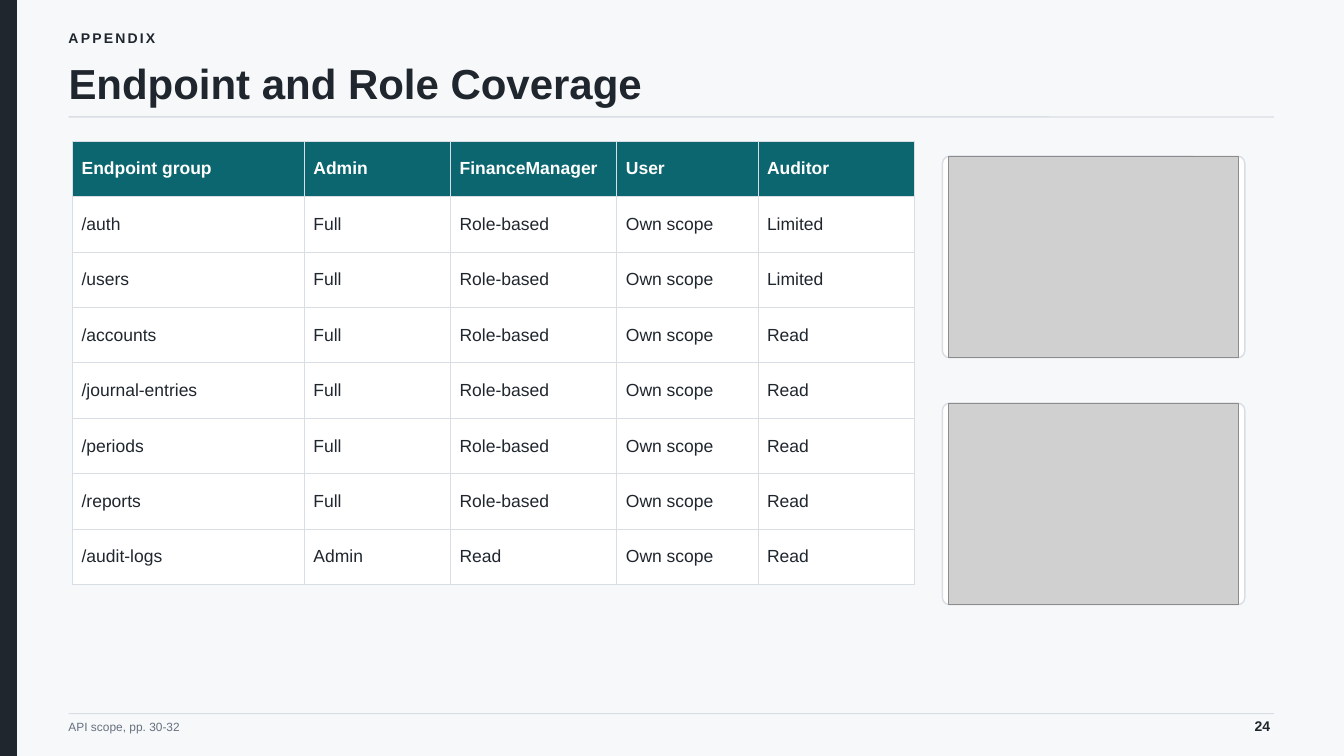
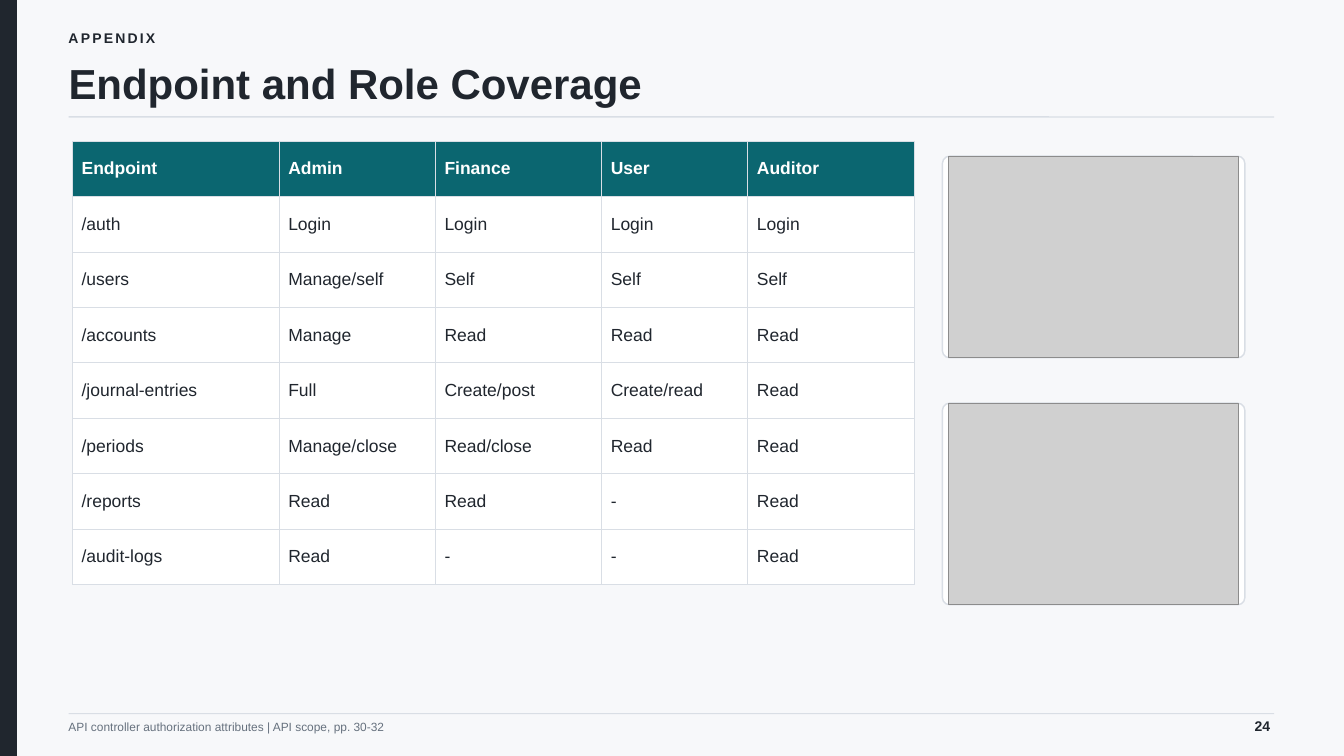
Before and after one commit to minatozaki98/financial-accounting, a slide deck: slide 24 of Document/outputs/final-defense/G6519692_Zaw_Ye_Htut_Ko_Final_Thesis_Defense.pptx. Drawn at 1344x756 pixels with LibreOffice and Linux fonts; fonts in the diff are those of the drawing; grey boxes stand for pictures. Boxes give left, top, right and bottom in pixels: in the first picture for what was removed or moved away, otherwise in the second. Text is boxed around its words. In the diff, an @@ line names an element or a change of style, - is before the commit and + after.

```diff
--- a/Document/outputs/final-defense/G6519692_Zaw_Ye_Htut_Ko_Final_Thesis_Defense.pptx
+++ b/Document/outputs/final-defense/G6519692_Zaw_Ye_Htut_Ko_Final_Thesis_Defense.pptx
@@ table at (73,141,914,665) @@
-row 1, column 1: Endpoint group
+row 1, column 1: Endpoint
-row 1, column 3: FinanceManager
+row 1, column 3: Finance
-row 2: /auth | Full | Role-based | Own scope | Limited
+row 2: /auth | Login | Login | Login | Login
-row 3: /users | Full | Role-based | Own scope | Limited
+row 3: /users | Manage/self | Self | Self | Self
-row 4: /accounts | Full | Role-based | Own scope | Read
+row 4: /accounts | Manage | Read | Read | Read
-row 5, column 3: Role-based
+row 5, column 3: Create/post
-row 5, column 4: Own scope
+row 5, column 4: Create/read
-row 6: /periods | Full | Role-based | Own scope | Read
+row 6: /periods | Manage/close | Read/close | Read | Read
-row 7: /reports | Full | Role-based | Own scope | Read
+row 7: /reports | Read | Read | - | Read
-row 8: /audit-logs | Admin | Read | Own scope | Read
+row 8: /audit-logs | Read | - | - | Read
@@ text at (68,722,384,734): text changed @@
-API scope, pp. 30-32
+API controller authorization attributes | API scope, pp. 30-32
```
Also in this commit, not shown: 4 other slides changed, 9 other files.
